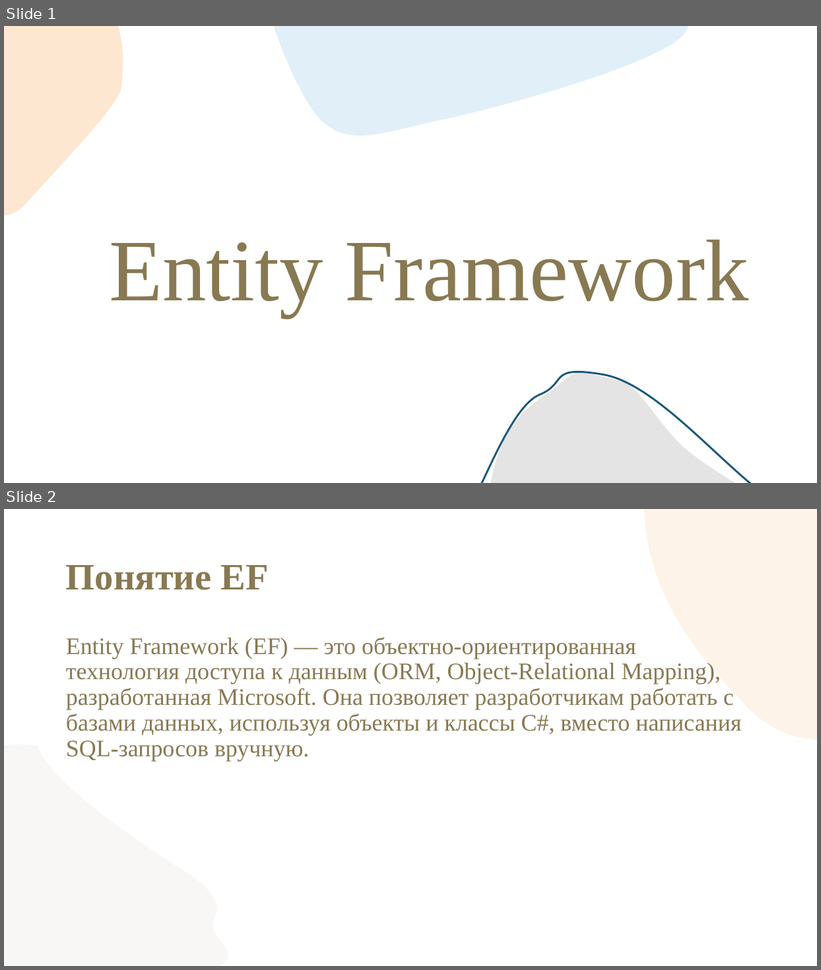
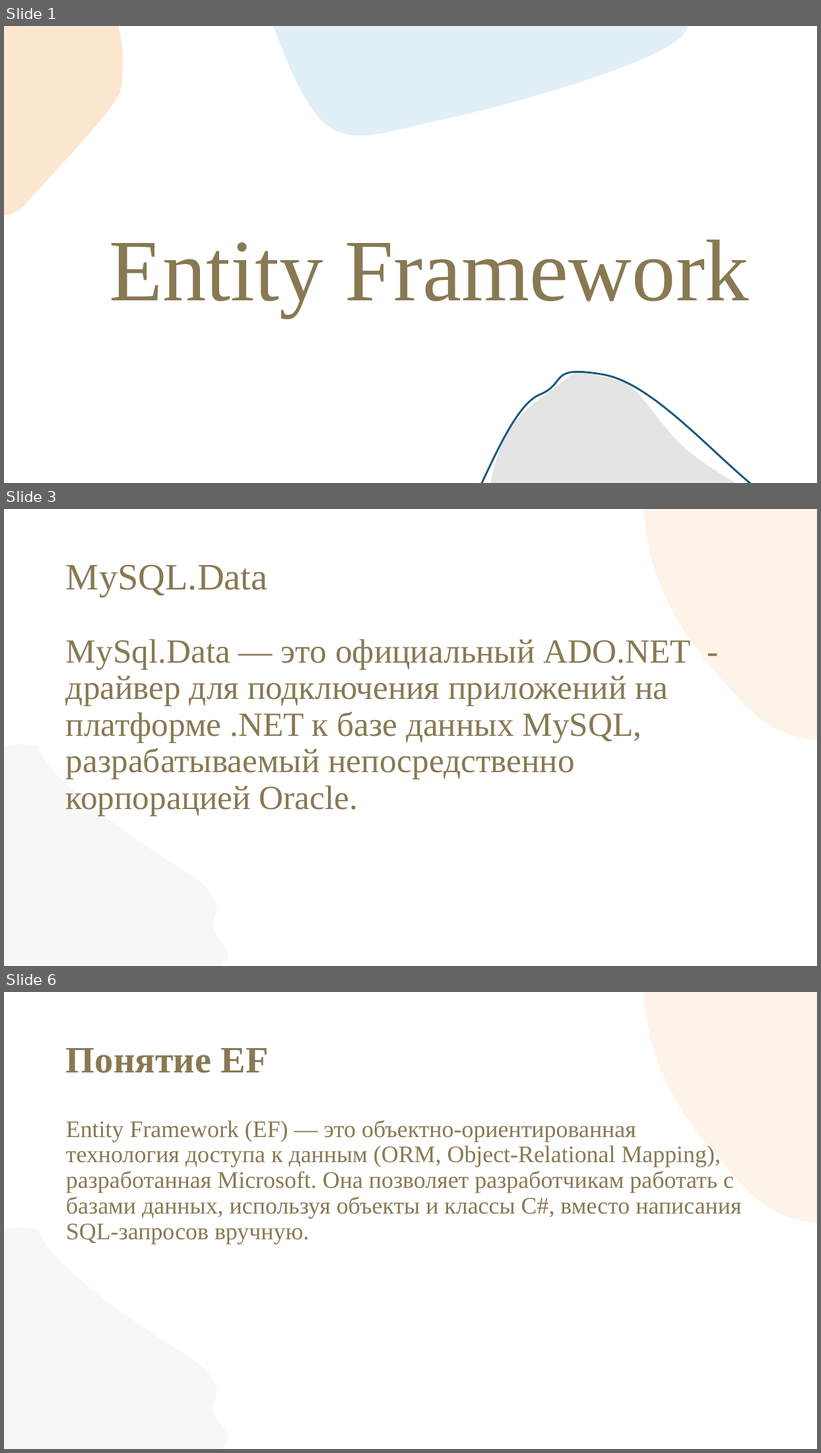
Before and after one commit to gheluag/demoexam_2026, a slide deck: Модуль 2/EF/EF.pptx. Shown one above the other, each under a label of ours: slides 1 and 2 before the commit, slides 1, 3 and 6 after it; the slides between them are not shown. The pictures are 821x970 and 821x1453 pixels, drawn with LibreOffice and Linux fonts; fonts in the diff are those of the drawing; background and template pictures are left out. Boxes give left, top, right and bottom in pixels: in the first picture for what was removed or moved away, otherwise in the second. Text is boxed around its words. In the diff, an @@ line names an element or a change of style, - is before the commit and + after.

```diff
--- a/Модуль 2/EF/EF.pptx
+++ b/Модуль 2/EF/EF.pptx
@@ slide 3 added at (4, 509, 817, 966), background #FFFFFF; not listed: 2 template elements that a slide beside it also shows @@
@@ title added at (66, 564, 268, 597), 44 pt, text #887952 @@
+MySQL.Data
@@ text added at (66, 639, 691, 816), 40 pt, text #887952 @@
+MySql.Data — это официальный ADO.NET - драйвер для подключения приложений на платформе .NET к базе данных MySQL, разрабатываемый непосредственно корпорацией Oracle.
@@ what was slide 2 is now slide 6 @@
```
Also in this commit, not shown: 10 slides changed, 14 other slides added, 37 other files.
